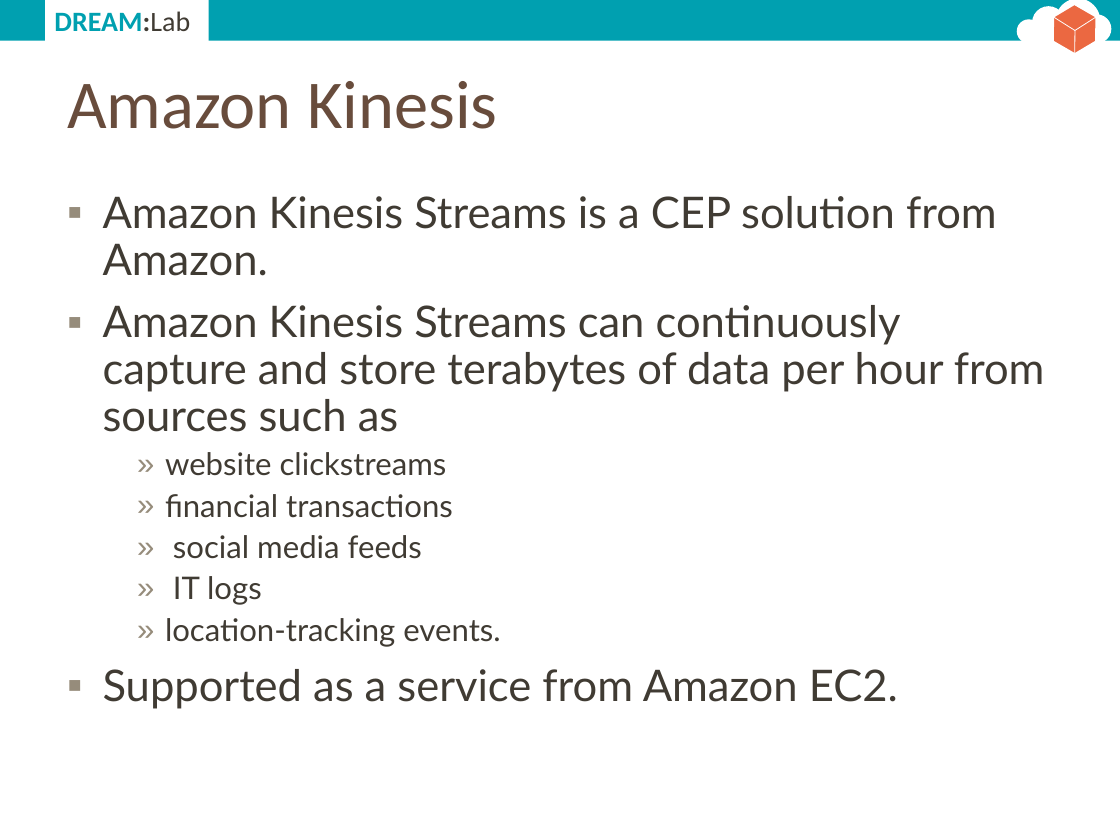
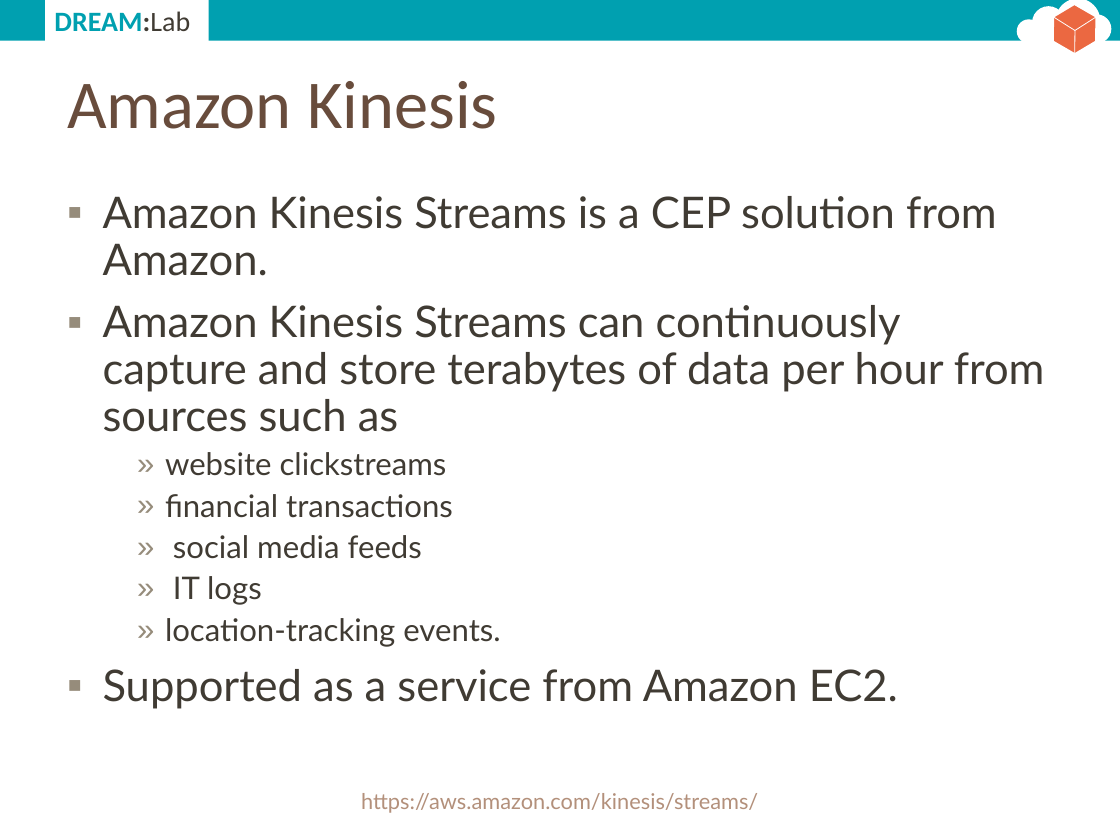
Before and after one commit to dream-lab/iot-school, a slide deck: slide 10 of common/slides/cep.pptx. Drawn at 1120x840 pixels with LibreOffice and Linux fonts; fonts in the diff are those of the drawing. Boxes give left, top, right and bottom in pixels: in the first picture for what was removed or moved away, otherwise in the second. Text is boxed around its words. In the diff, an @@ line names an element or a change of style, - is before the commit and + after.

```diff
--- a/common/slides/cep.pptx
+++ b/common/slides/cep.pptx
@@ text added at box(361, 793, 758, 813), 14 pt, text #B3907B @@
+https://aws.amazon.com/kinesis/streams/
```
Also in this commit, not shown: 22 other slides changed, 6 slides added, 1 slide removed, 1 other file.
